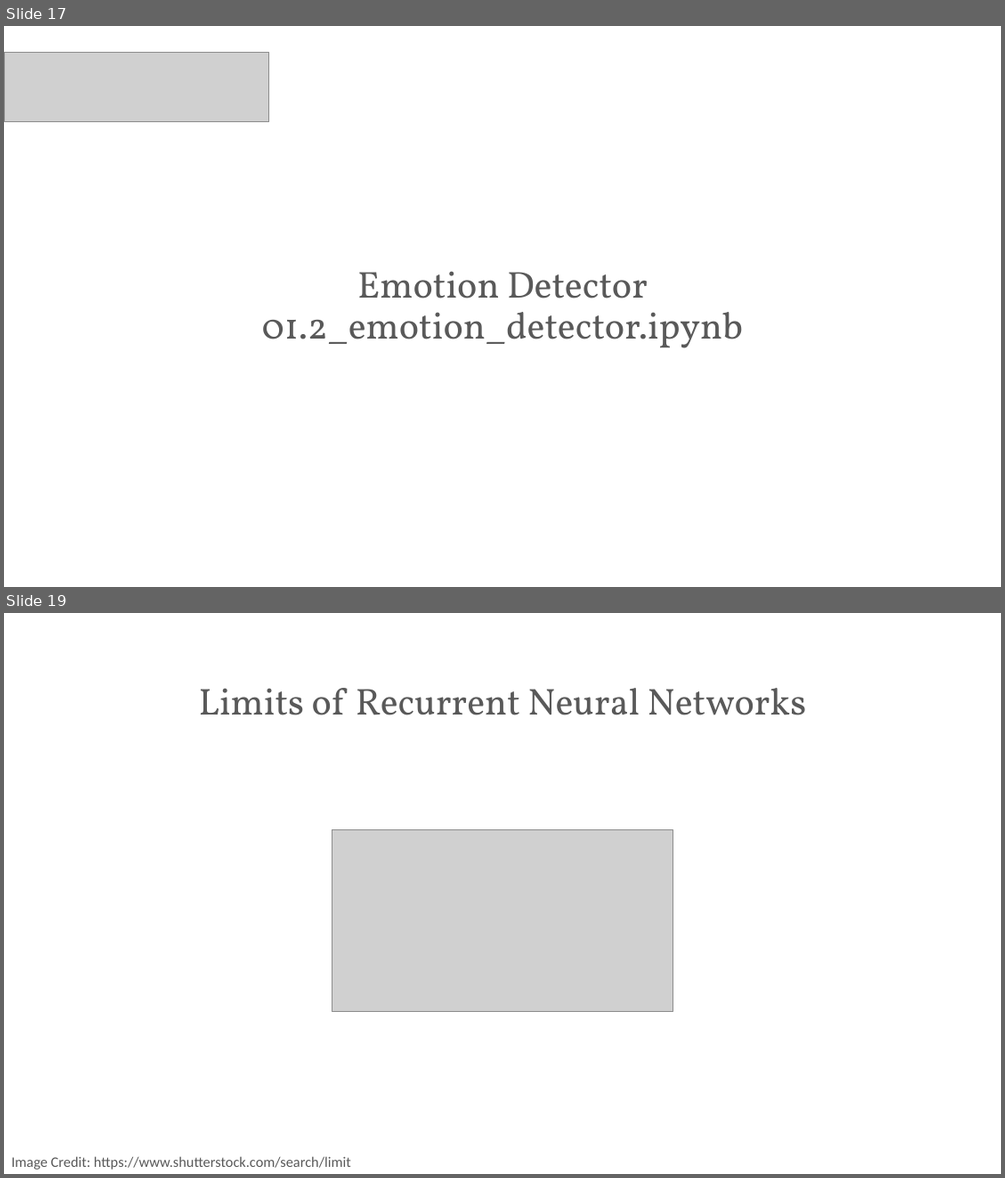
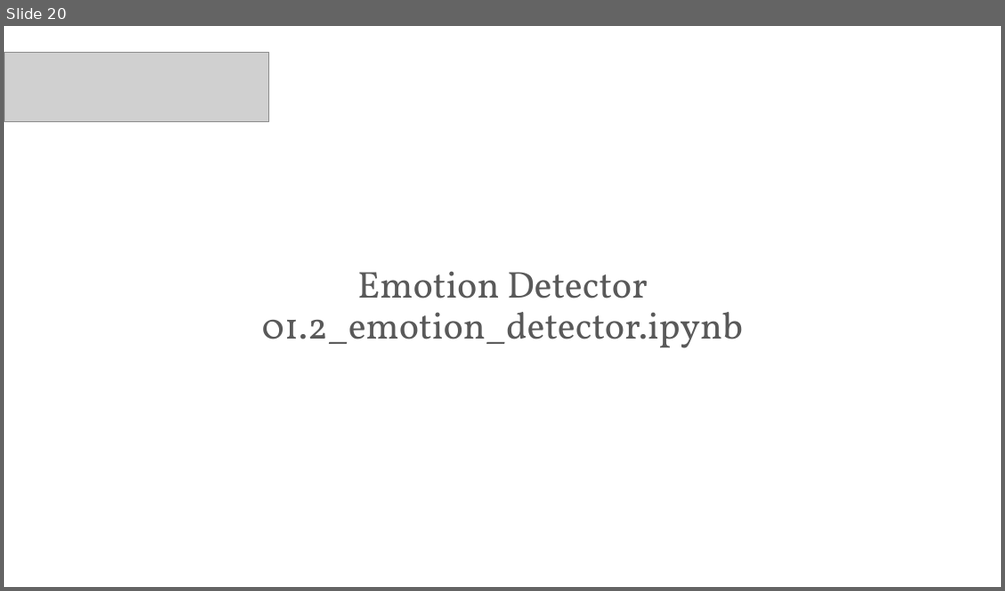
Before and after one commit to PracticumAI/transformers, a slide deck: presentations/02_transformers_attention.pptx. Shown one above the other, each under a label of ours: slides 17 and 19 before the commit, slide 20 after it; the slides between them are not shown. The pictures are 1005x1178 and 1005x591 pixels, drawn with LibreOffice and Linux fonts; fonts in the diff are those of the drawing; grey boxes stand for pictures. Boxes give left, top, right and bottom in pixels: in the first picture for what was removed or moved away, otherwise in the second. Text is boxed around its words. In the diff, an @@ line names an element or a change of style, - is before the commit and + after.

```diff
--- a/presentations/02_transformers_attention.pptx
+++ b/presentations/02_transformers_attention.pptx
@@ slide 19 removed at [4, 613, 1001, 1174], background #FFFFFF @@
@@ title removed at [199, 688, 807, 715] @@
-Limits of Recurrent Neural Networks
@@ picture removed at [332, 830, 672, 1011] @@
@@ text removed at [11, 1156, 351, 1169] @@
-Image Credit: https://www.shutterstock.com/search/limit
@@ what was slide 17 is now slide 20 @@
```
Also in this commit, not shown: 3 slides changed, 8 slides added, 4 other slides removed, 1 other file.
